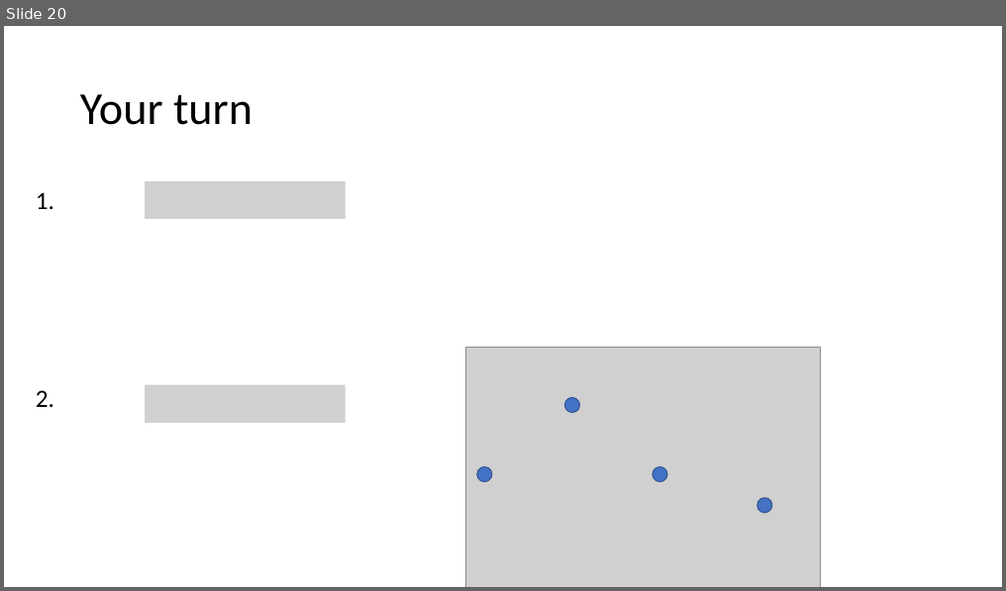
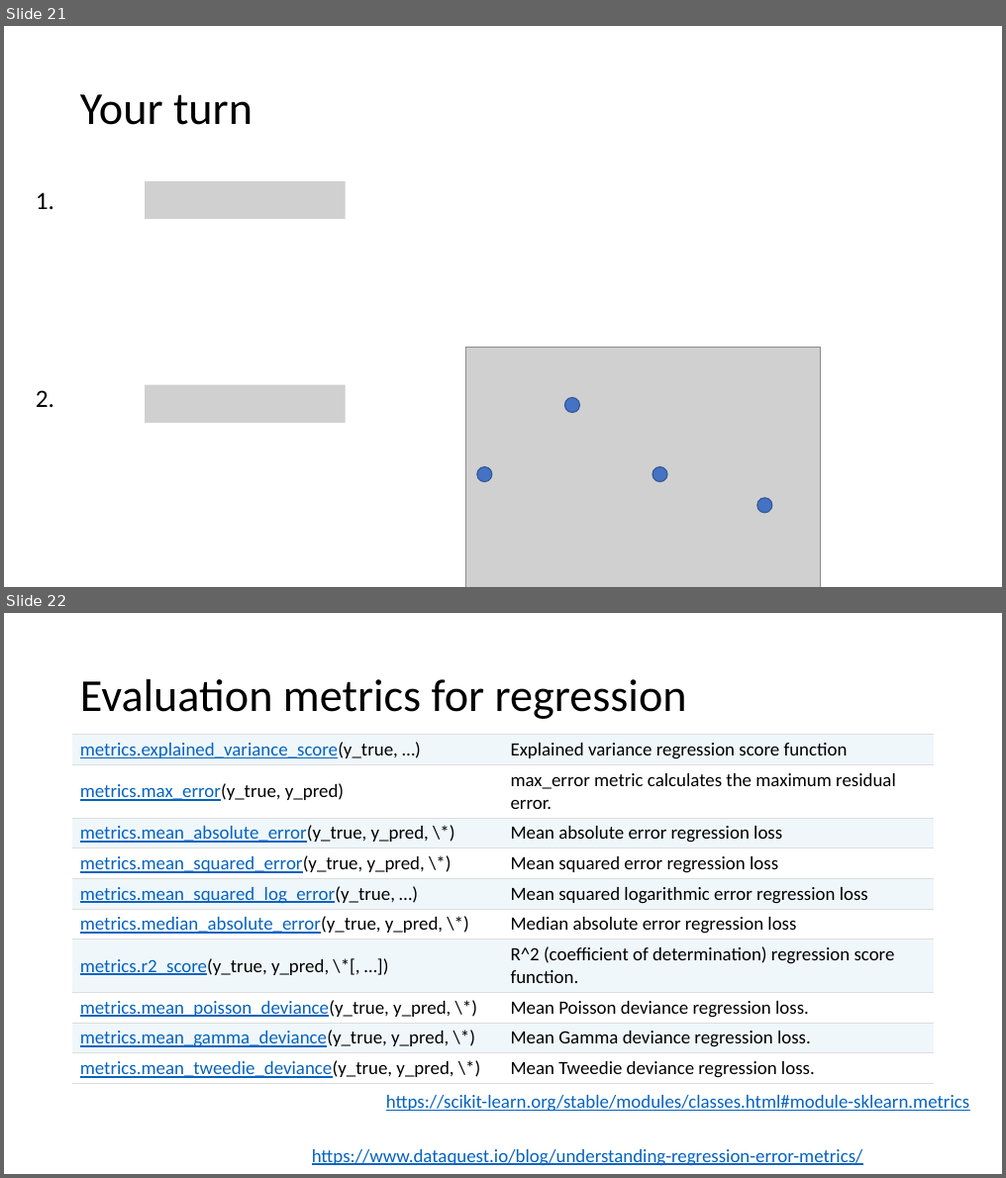
Before and after one commit to mathphysmx/teaching-ml, a slide deck: slides/02_ML_Linear_modelsA.pptx. Shown one above the other, each under a label of ours: slide 20 before the commit, slides 21 and 22 after it. The pictures are 1006x591 and 1006x1178 pixels, drawn with LibreOffice and Linux fonts; fonts in the diff are those of the drawing; grey boxes stand for pictures. Boxes give left, top, right and bottom in pixels: in the first picture for what was removed or moved away, otherwise in the second. Text is boxed around its words. In the diff, an @@ line names an element or a change of style, - is before the commit and + after.

```diff
--- a/slides/02_ML_Linear_modelsA.pptx
+++ b/slides/02_ML_Linear_modelsA.pptx
@@ slide 22 added at bbox=[4, 613, 1002, 1174], background #FFFFFF @@
@@ title added at bbox=[80, 679, 687, 719], 44 pt, text #000000 @@
+Evaluation metrics for regression
@@ table added at bbox=[73, 735, 934, 1082], 10 rows, 2 columns @@
+metrics.explained_variance_score(y_true, …) | Explained variance regression score function
+metrics.max_error(y_true, y_pred) | max_error metric calculates the maximum residual error.
+metrics.mean_absolute_error(y_true, y_pred, \*) | Mean absolute error regression loss
+metrics.mean_squared_error(y_true, y_pred, \*) | Mean squared error regression loss
+metrics.mean_squared_log_error(y_true, …) | Mean squared logarithmic error regression loss
+metrics.median_absolute_error(y_true, y_pred, \*) | Median absolute error regression loss
+metrics.r2_score(y_true, y_pred, \*[, …]) | R^2 (coefficient of determination) regression score function.
+metrics.mean_poisson_deviance(y_true, y_pred, \*) | Mean Poisson deviance regression loss.
+metrics.mean_gamma_deviance(y_true, y_pred, \*) | Mean Gamma deviance regression loss.
+metrics.mean_tweedie_deviance(y_true, y_pred, \*) | Mean Tweedie deviance regression loss.
@@ text added at bbox=[386, 1095, 969, 1112], 18 pt, text #0563C1, underline @@
+https://scikit-learn.org/stable/modules/classes.html#module-sklearn.metrics
@@ text added at bbox=[312, 1150, 863, 1166], 18 pt, text #0563C1, underline @@
+https://www.dataquest.io/blog/understanding-regression-error-metrics/
@@ what was slide 20 is now slide 21 @@
```
Also in this commit, not shown: 1 slide changed, 3 other slides added, 17 other files.
